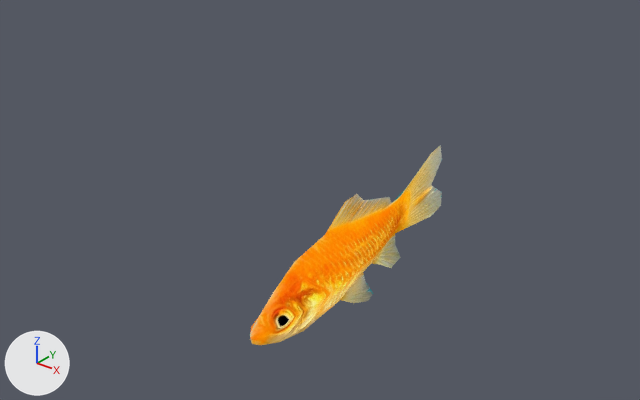
A saved change to the glTF model cardumen.glb.
The view is the same before and after, from a 50 mm lens placed at (13.92, -17.77, 17.79), pointed at (-0.85, 0.69, 6.34). Lighting does not change. The marker at lower left points along +X, +Y and +Z. The older version comes first. Where no turn or scale is listed for an object, it has been applied to the vertices.
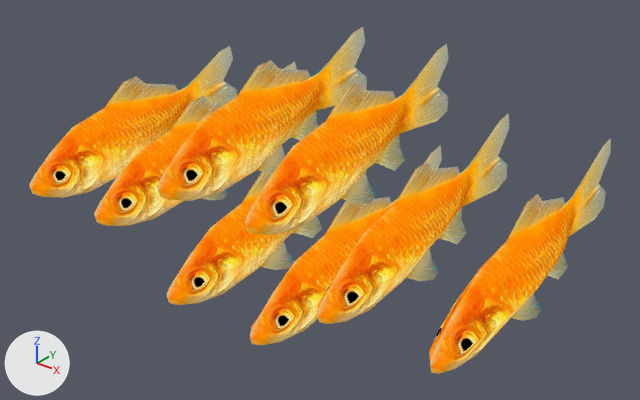
Pixel boxes [x1, y1, x2, y2] of what changed, in the pictures (640 x 400 px):
'Object_9.002', added (orange): after [245, 44, 449, 235]
'Object_9.003', added (orange): after [157, 27, 367, 201]
'Object_9.007', added (orange): after [317, 113, 509, 324]
'Object_9.006', added (orange): after [429, 138, 611, 374]
'Object_9.005', added (orange): after [29, 46, 237, 198]
'Object_9.001', added (orange): after [167, 172, 322, 305]
'Object_9.004', added (orange): after [94, 62, 297, 226]

Edits to the bpy script that builds the scene:
```text
Add me_plane_003_0_material_002_0_007:
    me_plane_003_0_material_002_0_007.from_pydata(...)  # 101 vertices, 97 faces; spans x -0.18..1.35, y -3.64..5.66, z 0.89..4.65
    me_plane_003_0_material_002_0_007.materials.append(mat_material_002)
Add me_plane_003_0_material_002_0_006:
    me_plane_003_0_material_002_0_006.from_pydata(...)  # 99 vertices, 97 faces; spans x -0.18..1.35, y -3.64..5.66, z 0.89..4.65
    me_plane_003_0_material_002_0_006.materials.append(mat_material_002)
Add me_plane_003_0_material_002_0_005:
    me_plane_003_0_material_002_0_005.from_pydata(...)  # 97 vertices, 97 faces; spans x -0.18..1.35, y -3.64..5.66, z 0.89..4.65
    me_plane_003_0_material_002_0_005.materials.append(mat_material_002)
Add me_plane_003_0_material_002_0_004:
    me_plane_003_0_material_002_0_004.from_pydata(...)  # 99 vertices, 97 faces; spans x -0.18..1.35, y -3.64..5.66, z 0.89..4.65
    me_plane_003_0_material_002_0_004.materials.append(mat_material_002)
Add me_plane_003_0_material_002_0_003:
    me_plane_003_0_material_002_0_003.from_pydata(...)  # 102 vertices, 97 faces; spans x -0.18..1.35, y -3.64..5.66, z 0.89..4.65
    me_plane_003_0_material_002_0_003.materials.append(mat_material_002)
Add me_plane_003_0_material_002_0_002:
    me_plane_003_0_material_002_0_002.from_pydata(...)  # 97 vertices, 97 faces; spans x -0.18..1.35, y -3.64..5.66, z 0.89..4.65
    me_plane_003_0_material_002_0_002.materials.append(mat_material_002)
Add me_plane_003_0_material_002_0_001:
    me_plane_003_0_material_002_0_001.from_pydata(...)  # 104 vertices, 97 faces; spans x -0.18..1.35, y -3.64..5.66, z 0.89..4.65
    me_plane_003_0_material_002_0_001.materials.append(mat_material_002)
Add ob_object_9_007:
    ob_object_9_007 = bpy.data.objects.new('Object_9.007', me_plane_003_0_material_002_0_007)
    ob_object_9_007.location = (2.24, -0.36, 4.02)
Add ob_object_9_006:
    ob_object_9_006 = bpy.data.objects.new('Object_9.006', me_plane_003_0_material_002_0_006)
    ob_object_9_006.location = (5.36, -0.36, 4.02)
Add ob_object_9_005:
    ob_object_9_005 = bpy.data.objects.new('Object_9.005', me_plane_003_0_material_002_0_005)
    ob_object_9_005.location = (-9.13, -0.36, 4.02)
Add ob_object_9_004:
    ob_object_9_004 = bpy.data.objects.new('Object_9.004', me_plane_003_0_material_002_0_004)
    ob_object_9_004.location = (-6.0, -0.36, 4.02)
Add ob_object_9_003:
    ob_object_9_003 = bpy.data.objects.new('Object_9.003', me_plane_003_0_material_002_0_003)
    ob_object_9_003.location = (-3.13, -0.36, 5.72)
Add ob_object_9_002:
    ob_object_9_002 = bpy.data.objects.new('Object_9.002', me_plane_003_0_material_002_0_002)
    ob_object_9_002.location = (0.0, -0.36, 5.72)
Add ob_object_9_001:
    ob_object_9_001 = bpy.data.objects.new('Object_9.001', me_plane_003_0_material_002_0_001)
    ob_object_9_001.location = (-3.13, -0.36, 2.42)
```
